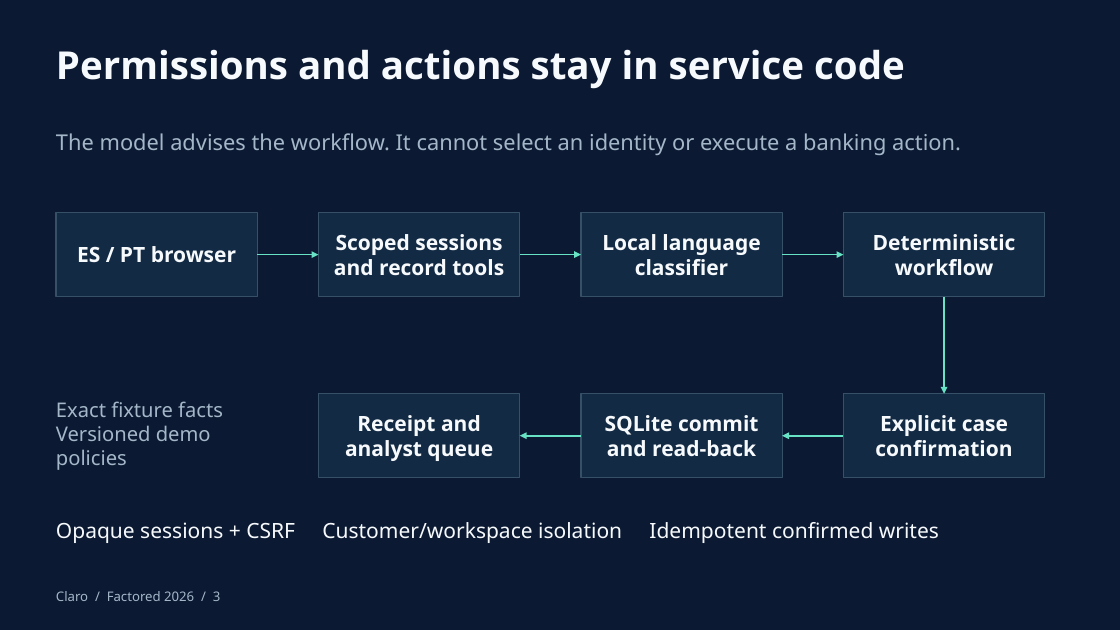
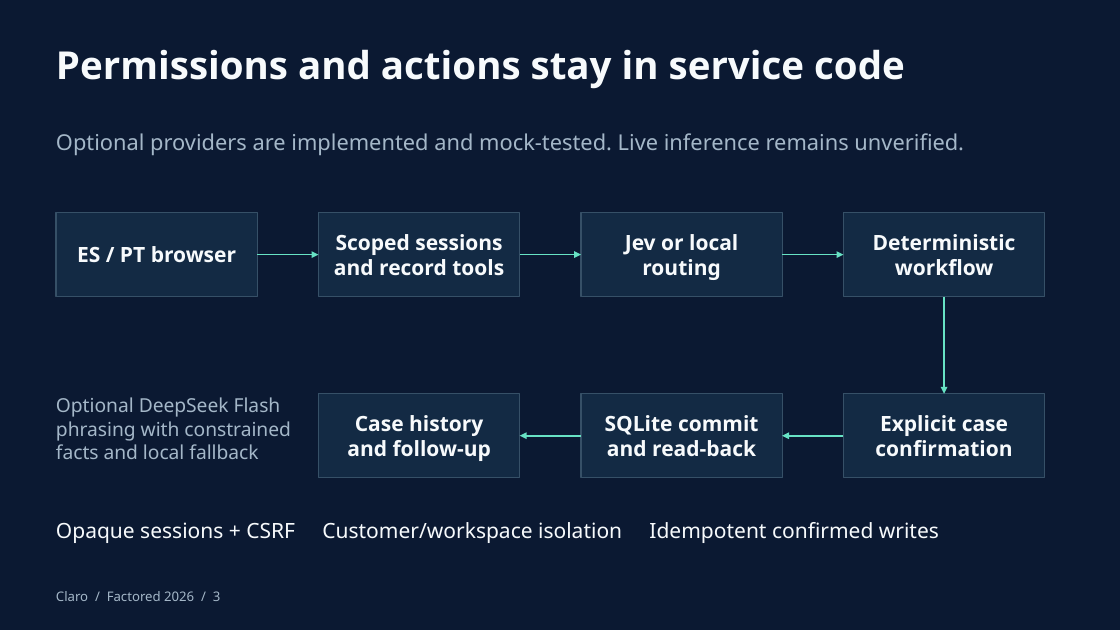
Before and after one commit to nicoceron/factored-hackathon-2026-nicoceron, a slide deck: slide 3 of submission/Claro-Hackathon-2026.pptx. Drawn at 1120x630 pixels with LibreOffice and Linux fonts; fonts in the diff are those of the drawing. Boxes give left, top, right and bottom in pixels: in the first picture for what was removed or moved away, otherwise in the second. Text is boxed around its words. In the diff, an @@ line names an element or a change of style, - is before the commit and + after.

Commit message:
docs: refresh verified presentation and case follow-up demo

```diff
--- a/submission/Claro-Hackathon-2026.pptx
+++ b/submission/Claro-Hackathon-2026.pptx
@@ text at (56,133,964,155): text changed @@
-The model advises the workflow. It cannot select an identity or execute a banking action.
+Optional providers are implemented and mock-tested. Live inference remains unverified.
@@ text in rectangle at (625,234,738,280): text changed @@
-Local language
-classifier
+Jev or local
+routing
@@ text at (56,397,291,459): text changed; size 17.2 to 16.5 pt @@
-Exact fixture facts
-Versioned demo policies
+Optional DeepSeek Flash
+phrasing with constrained
+facts and local fallback
@@ text in rectangle at (347,415,491,461): text changed @@
-Receipt and
-analyst queue
+Case history
+and follow-up
```
Also in this commit, not shown: 3 other slides changed, 20 other files.
